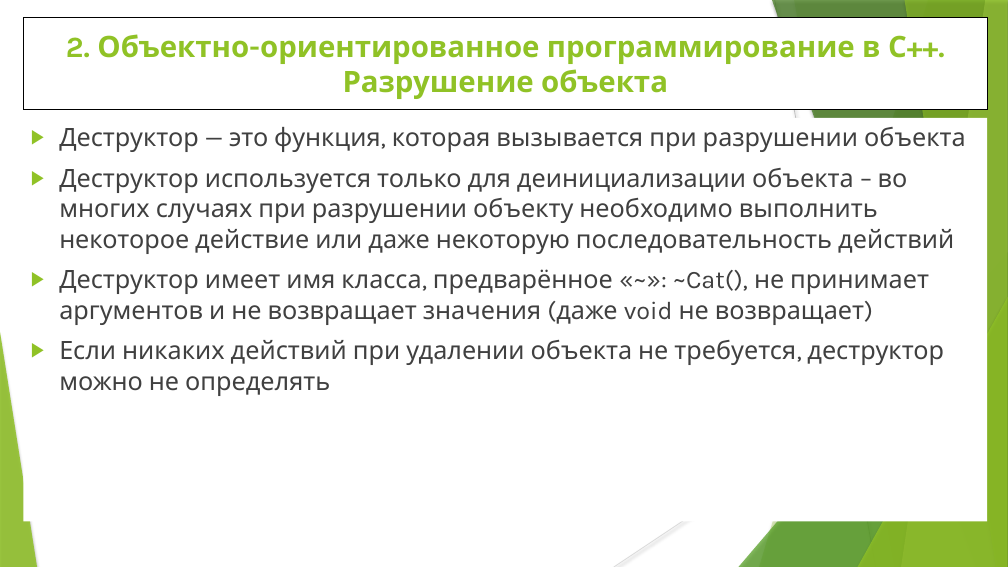
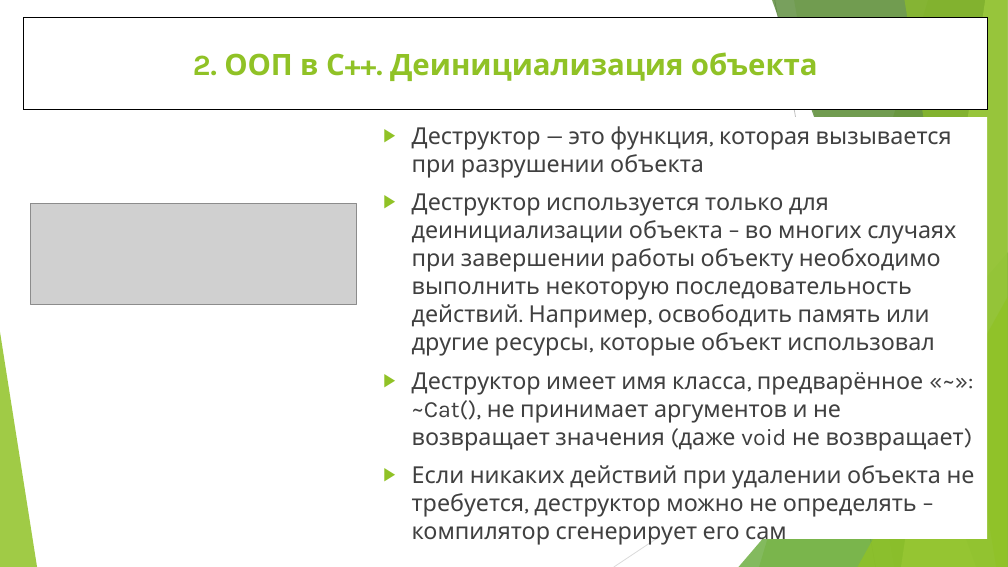
Before and after one commit to WhiteCatStudies/lectures, a slide deck: slide 28 of pt1/lectures/lecture1/lecture1.pptx. Drawn at 1008x567 pixels with LibreOffice and Linux fonts; fonts in the diff are those of the drawing; grey boxes stand for pictures. Boxes give left, top, right and bottom in pixels: in the first picture for what was removed or moved away, otherwise in the second. Text is boxed around its words. In the diff, an @@ line names an element or a change of style, - is before the commit and + after.

```diff
--- a/pt1/lectures/lecture1/lecture1.pptx
+++ b/pt1/lectures/lecture1/lecture1.pptx
@@ title "2. ООП в С++. Деинициализация ..." at (23, 17, 988, 110): rectangle to title @@
@@ line (775, 0) - (876, 567): stroke #BFBFBF 0.74 pt to #BFBFBF 0.75 pt @@
@@ freeform shape at (794, 0, 1008, 567): shadow off; outline redrawn @@
@@ title at (193, 52, 818, 81): text changed @@
-2. Объектно-ориентированное программирование в С++. Разрушение объекта
+2. ООП в С++. Деинициализация объекта
@@ text "Деструктор — это функция, которая ...": place and size @@
-text "Деструктор — это функция, которая ..." at (23, 118, 988, 522)
+text "Деструктор — это функция, которая ..." at (376, 117, 988, 539)
@@ text "Деструктор — это функция, которая ..." at (376, 117, 988, 539): rectangle to text @@
@@ text at (412, 126, 964, 451): size 24 to 22.2 pt in "Деструктор — это функция, которая вызывается при ...", "Деструктор имеет имя класса, предварённое «~»: ~Cat(), ..."; indent changed @@
@@ picture added at (30, 203, 356, 305) @@
@@ text at (412, 193, 956, 356): text changed; size 24 to 22.2 pt @@
-▶ Деструктор используется только для деинициализации объекта – во многих случаях при разрушении объекту необходимо выполнить некоторое действие или даже некоторую последовательность действий
+▶ Деструктор используется только для деинициализации объекта – во многих случаях при завершении работы объекту необходимо выполнить некоторую последовательность действий. Например, освободить память или другие ресурсы, которые объект использовал
@@ line (1008, 305) - (614, 567): stroke #D9D9D9 0.74 pt to #D9D9D9 0.75 pt @@
@@ shadow off in 7 elements at (759, 0, 1008, 567), (739, 252, 1008, 567), (772, 0, 1008, 567), (901, 0, 1008, 567), (904, 0, 1008, 567), (858, 297, 1008, 567), (0, 332, 37, 567) @@
@@ text at (412, 465, 975, 546): text changed; size 24 to 22.2 pt @@
-▶ Если никаких действий при удалении объекта не требуется, деструктор можно не определять
+▶ Если никаких действий при удалении объекта не требуется, деструктор можно не определять – компилятор сгенерирует его сам
```
Also in this commit, not shown: 29 other slides changed, 1 slide added.
